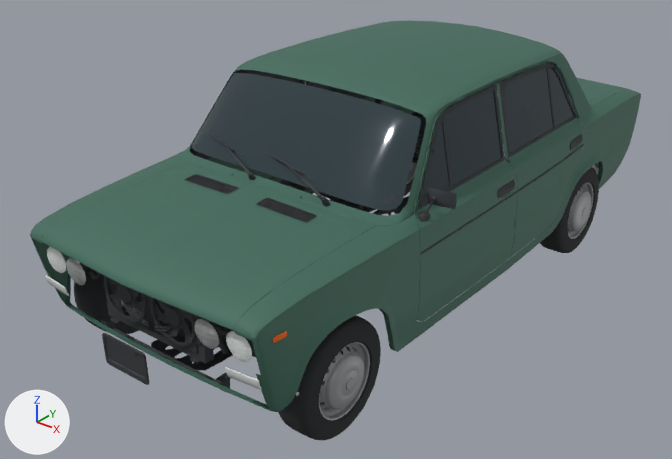
The glTF model public/models/gtav/vaz2103.glb: old version first, new version second.
Both versions are drawn from a camera (50 mm lens) standing at (3.03, -4.1, 2.34) and looking at (-0.15, -0.12, -0.12). The axes (+X, +Y, +Z) are drawn at lower left. The lights are the same throughout. The older version comes first. Where no turn or scale is listed for an object, it has been applied to the vertices.

The scene before the commit, as lines of its bpy script (objects in view):
```python
me_glass = bpy.data.meshes.new('glass')
me_glass.from_pydata(...)  # 195 vertices, 238 faces; spans x -0.75..0.75, y -1.2..1.2, z -0.22..0.22
me_glass.materials.append(mat_car_glass)  # dark cyan #2c3c42
me_wheel = bpy.data.meshes.new('wheel')
me_wheel.from_pydata(...)  # 3680 vertices, 6468 faces; spans x -0.38..0.38, y -1.0..1.0, z -1.0..1.0
# faces by material slot: [1796, 4672]
me_wheel.materials.append(mat_tyres)  # black #242729
me_wheel.materials.append(mat_wheel_rim)  # grey #959799
ob_glass = bpy.data.objects.new('glass', me_glass)
ob_glass.location = (0.0, 0.375, 0.66)
ob_wheel_fl = bpy.data.objects.new('wheel_fl', me_wheel)
ob_wheel_fl.location = (0.738, -1.268, -0.178)
ob_wheel_fl.scale = (0.302, 0.302, 0.302)
ob_wheel_fr = bpy.data.objects.new('wheel_fr', me_wheel)
ob_wheel_fr.location = (-0.739, -1.267, -0.178)
ob_wheel_fr.rotation_euler = (0.0, 0.0, 3.142)  # degrees (0, 0, 180)
ob_wheel_fr.scale = (0.302, 0.302, 0.302)
# also in view: 'chassis_trim' at (0.04, 0.22, 0.27); 'front_auxiliary' at (0.0, -1.76, 0.18); 'chassisbody' at (0.0, 0.23, 0.35); 'wheel_rl' at (0.71, 1.28, -0.23); 'headlights' at (0.04, -1.68, 0.09)
```
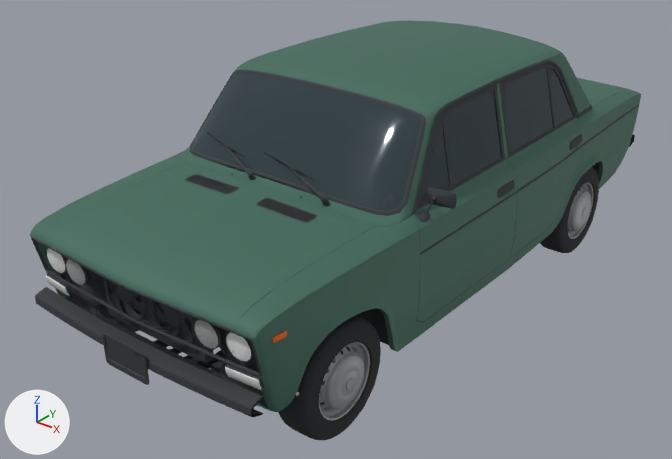
Where the newer file only moved an object's origin or applied its transform, the numbers keep the older frame.

What differs and where, as boxes [x1, y1, x2, y2] in the pictures (672 x 459 px):
```json
{"object": "interior", "change": "added", "after": [32, 52, 639, 417], "on screen": "mostly hidden"}
{"object": "wheel_fr", "change": "unchanged, covered by the edit", "before": [74, 263, 141, 334], "after": [117, 321, 139, 332]}
```

The change, as JSON lines over the scene's bpy script:
```json
{"op": "add", "block": "me_interior", "code": ["me_interior = bpy.data.meshes.new('interior')", "me_interior.from_pydata(...)  # 11813 vertices, 19843 faces; spans x -0.83..0.83, y -2.1..2.1, z -0.6..0.6", "me_interior.materials.append(mat_car_trim)  # dark grey #35383c"]}
{"op": "add", "block": "ob_interior", "code": ["ob_interior = bpy.data.objects.new('interior', me_interior)", "ob_interior.location = (0.0, 0.24, 0.315)"]}
```
